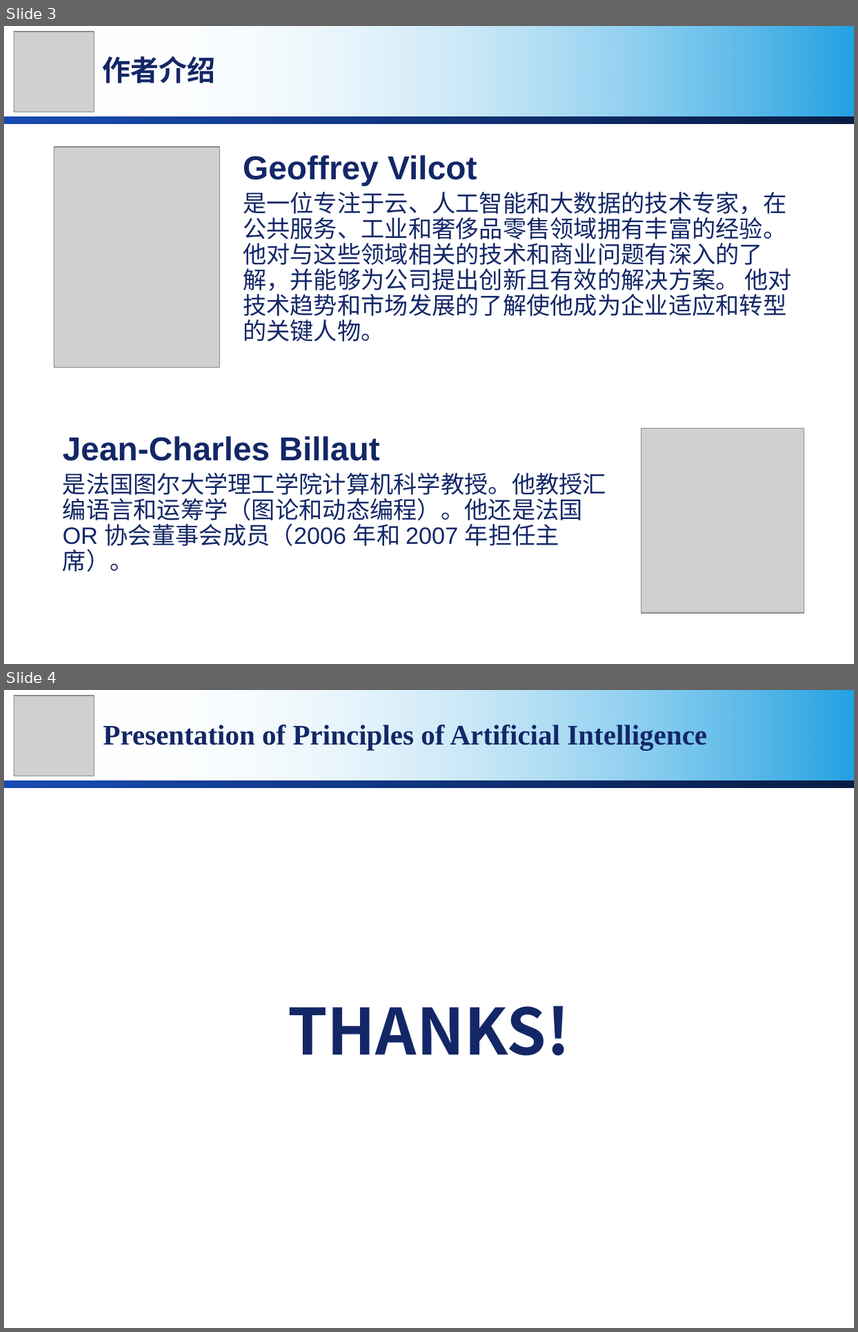
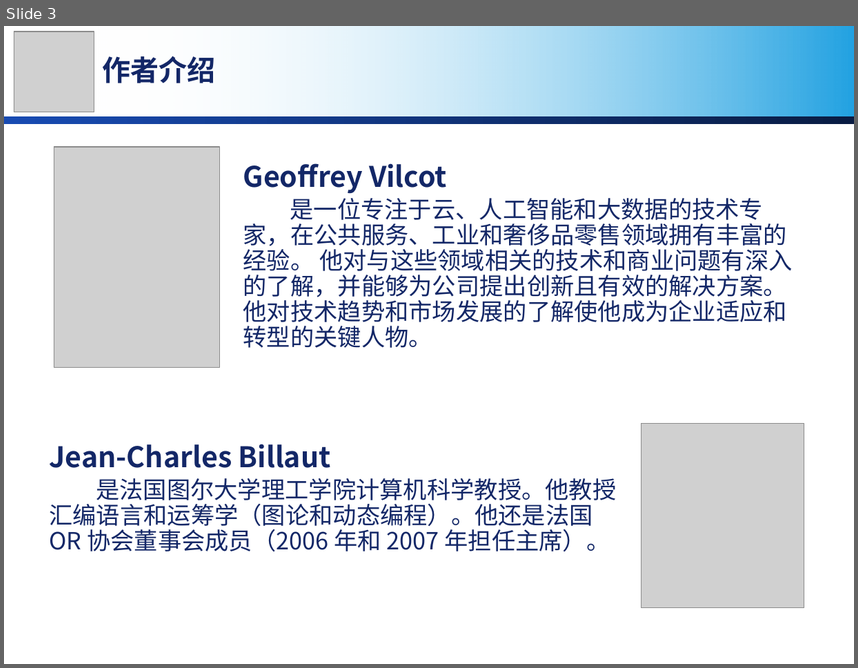
Before and after one commit to MirrichWangD/MUST, a slide deck: 管理學導論/presentation.pptx. Shown one above the other, each under a label of ours: slides 3 and 4 before the commit, slide 3 after it. The pictures are 858x1332 and 858x668 pixels, drawn with LibreOffice and Linux fonts; fonts in the diff are those of the drawing; grey boxes stand for pictures; background and template pictures are left out. Boxes give left, top, right and bottom in pixels: in the first picture for what was removed or moved away, otherwise in the second. Text is boxed around its words. In the diff, an @@ line names an element or a change of style, - is before the commit and + after.

```diff
--- a/管理學導論/presentation.pptx
+++ b/管理學導論/presentation.pptx
@@ slide 4 removed at [4,690,854,1328], background #FFFFFF; not listed: 2 template elements that a slide beside it also shows @@
@@ picture removed at [14,695,94,775] @@
@@ text removed at [103,722,707,749] @@
-Presentation of Principles of Artificial Intelligence
@@ text removed at [288,1005,570,1056] @@
-THANKS!
@@ slide 3 changed as well @@
@@ text "Geoffrey Vilcot": place and size @@
-text "Geoffrey Vilcot" at [243,155,793,341]
+text "Geoffrey Vilcot" at [243,163,793,348]
@@ text "Geoffrey Vilcot" at [243,163,793,348]: size 28 to 24 pt in "Geoffrey Vilcot"; font Arial to Noto Sans CJK SC @@
@@ text "Jean-Charles Billaut": place and size @@
-text "Jean-Charles Billaut" at [63,436,606,571]
+text "Jean-Charles Billaut" at [49,443,616,551]
@@ text "Jean-Charles Billaut" at [49,443,616,551]: size 28 to 24 pt in "Jean-Charles Billaut"; font Arial to Noto Sans CJK SC @@
@@ picture: place and size @@
-picture at [641,428,804,612]
+picture at [641,423,804,608]
```
Also in this commit, not shown: 2 other slides changed, 4 slides added, 1 other file.
